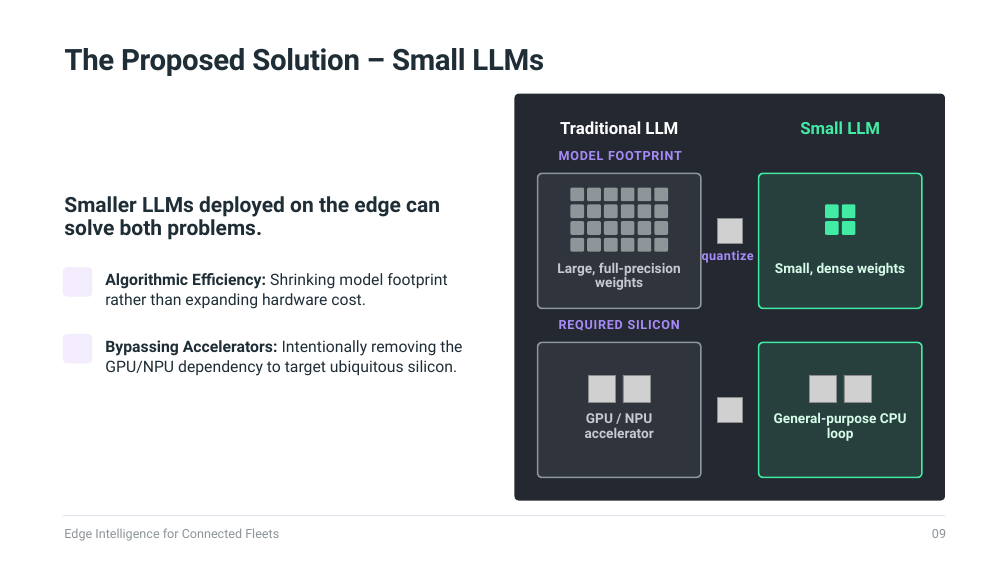
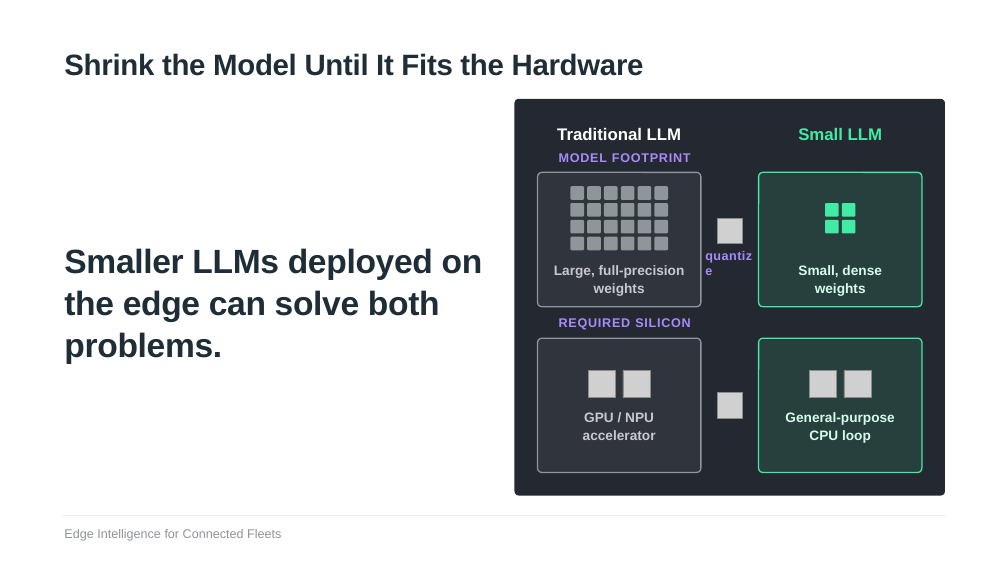
Before and after one commit to david-streamlio/fleet-trilogy, a slide deck: slide 12 of talks/talk1-edge-intelligence/slides/Edge-Intelligence-for-Connected-Fleets.pptx (slide 9 before the commit). Drawn at 1008x567 pixels with LibreOffice and Linux fonts; fonts in the diff are those of the drawing; grey boxes stand for pictures; background and template pictures are left out. Boxes give left, top, right and bottom in pixels: in the first picture for what was removed or moved away, otherwise in the second. Text is boxed around its words. In the diff, an @@ line names an element or a change of style, - is before the commit and + after.

```diff
--- a/talks/talk1-edge-intelligence/slides/Edge-Intelligence-for-Connected-Fleets.pptx
+++ b/talks/talk1-edge-intelligence/slides/Edge-Intelligence-for-Connected-Fleets.pptx
@@ text at (64,53,644,76): text changed; font Roboto to Arial @@
-The Proposed Solution – Small LLMs
+Shrink the Model Until It Fits the Hardware
@@ rounded rectangle: place and size @@
-rounded rectangle at (515,94,945,500)
+rounded rectangle at (515,99,945,495)
@@ rounded rectangle at (515,99,945,495): proportions changed @@
@@ rounded rectangle at (538,172,701,306): outline #8F969A 2.25 pt to #8F969A 1.8 pt @@
@@ rounded rectangle at (759,172,922,306): outline #41EBA4 2.25 pt to #41EBA4 1.8 pt @@
@@ text "Smaller LLMs deployed on the ...": place and size @@
-text "Smaller LLMs deployed on the ..." at (64,196,440,240)
+text "Smaller LLMs deployed on the ..." at (64,248,483,363)
@@ text "Smaller LLMs deployed on the ..." at (64,248,483,363): size 30 to 48 pt, font Roboto to Arial, letter spacing 0 to -0.5 pt; line spacing 0.95 to 1.04 @@
@@ rounded rectangle removed at (63,267,92,296) @@
@@ font Roboto to Arial in 6 elements at (64,529,281,541), (559,153,691,162), (557,128,682,140), (798,128,883,140), (559,318,691,330), (704,246,760,263) @@
@@ text removed at (105,273,448,309) @@
-Algorithmic Efficiency: Shrinking model footprint rather than expanding hardware cost.
@@ rounded rectangle removed at (63,334,92,363) @@
@@ text removed at (105,340,462,376) @@
-Bypassing Accelerators: Intentionally removing the GPU/NPU dependency to target ubiquitous silicon.
@@ rounded rectangle at (538,338,701,472): outline #8F969A 2.25 pt to #8F969A 1.8 pt @@
@@ 5 pictures, 2 rounded rectangles: place and size @@
-5 pictures, 2 rounded rectangles at (538,343,922,478)
+5 pictures, 2 rounded rectangles at (538,338,922,472)
@@ rounded rectangle at (759,338,922,472): outline #41EBA4 2.25 pt to #41EBA4 1.8 pt @@
@@ font Roboto to Arial; line spacing 0.9 to 1.1 in 4 elements at (554,265,685,296), (798,265,881,296), (583,412,656,440), (785,412,894,443) @@
@@ text removed at (932,529,946,538) @@
-09
```
Also in this commit, not shown: 18 other slides changed, 10 slides added, 7 slides removed, 1 other file.
